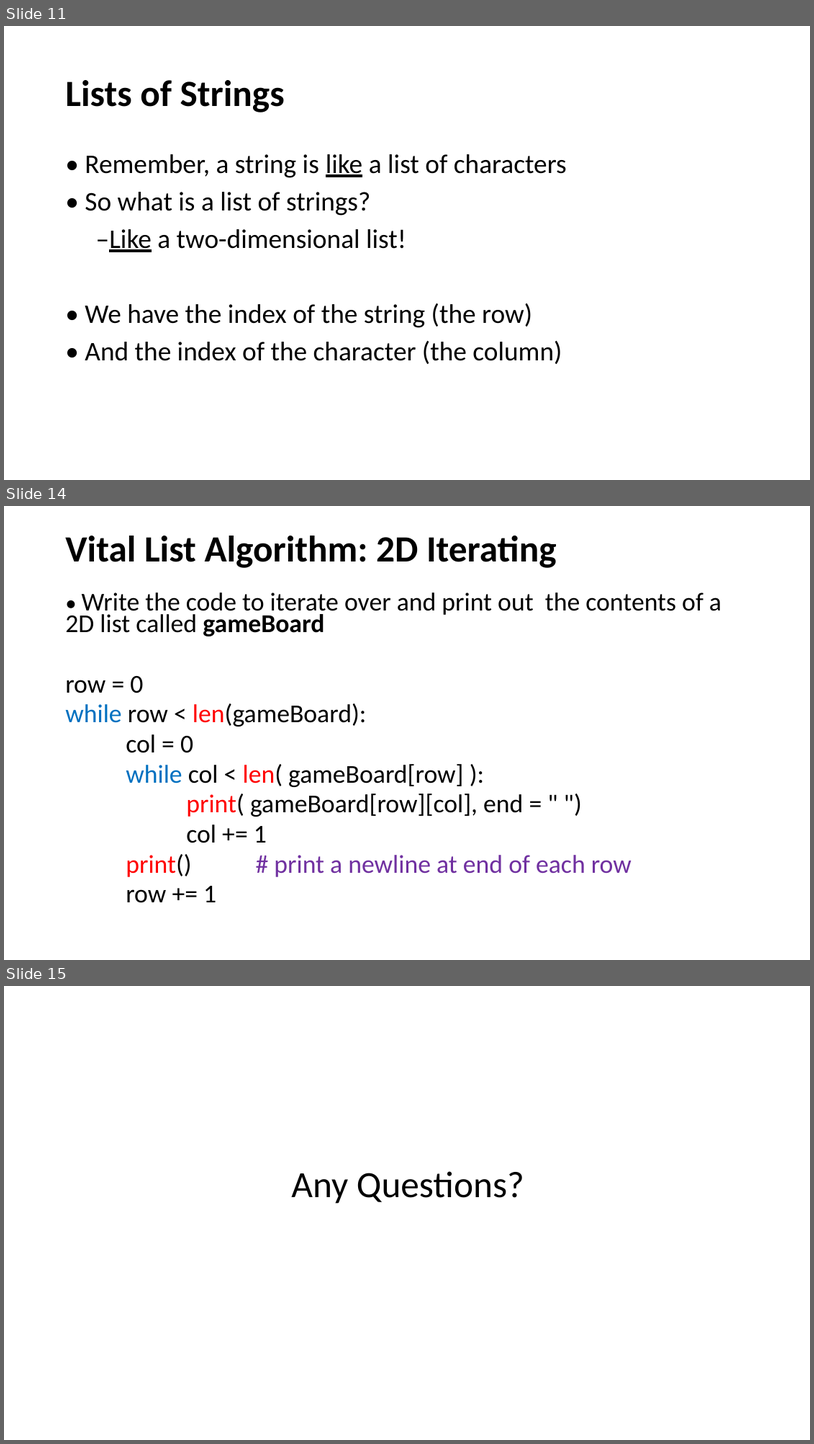
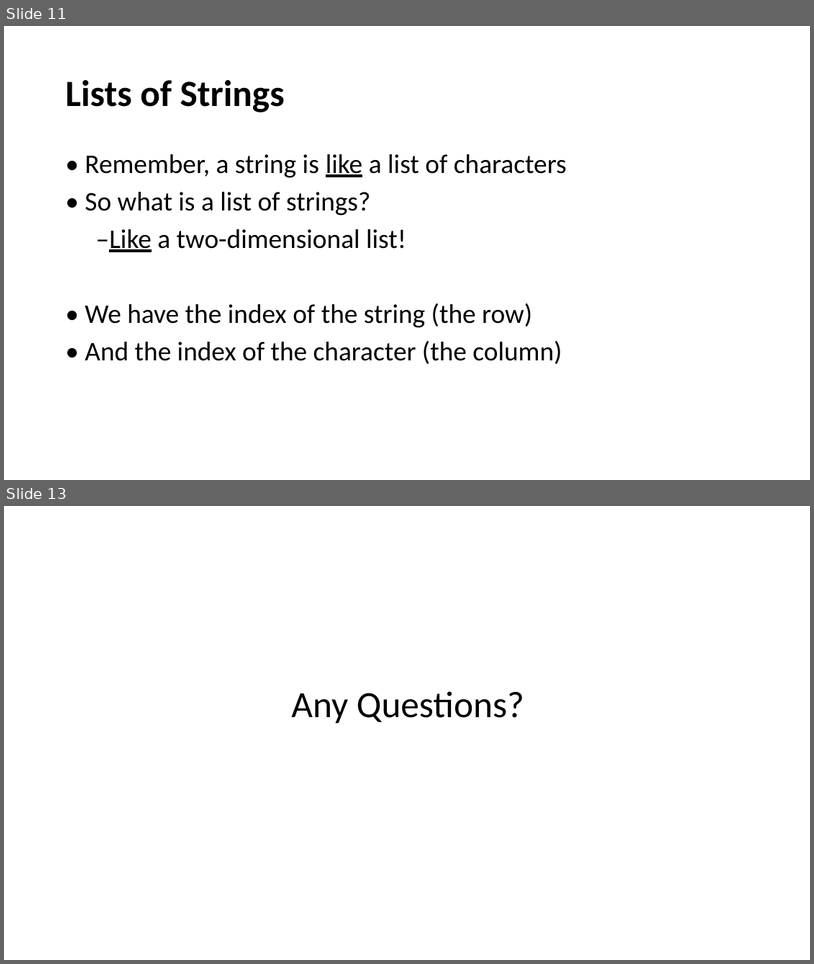
Before and after one commit to HKohin/Python-for-Upward-Bound-Program, a slide deck: PYTHON_12_Lists Part 2.pptx. Shown one above the other, each under a label of ours: slides 11, 14 and 15 before the commit, slides 11 and 13 after it; the slides between them are not shown. The pictures are 814x1444 and 814x964 pixels, drawn with LibreOffice and Linux fonts; fonts in the diff are those of the drawing. Boxes give left, top, right and bottom in pixels: in the first picture for what was removed or moved away, otherwise in the second. Text is boxed around its words. In the diff, an @@ line names an element or a change of style, - is before the commit and + after.

```diff
--- a/PYTHON_12_Lists Part 2.pptx
+++ b/PYTHON_12_Lists Part 2.pptx
@@ slide 14 removed at bbox=[4, 506, 810, 960], background #FFFFFF @@
@@ title removed at bbox=[65, 536, 557, 568] @@
-Vital List Algorithm: 2D Iterating
@@ text removed at bbox=[65, 592, 722, 903] @@
-• Write the code to iterate over and print out the contents of a 2D list called gameBoard
-row = 0
-while row < len(gameBoard):
-col = 0
-while col < len( gameBoard[row] ):
-print( gameBoard[row][col], end = " ")
-col += 1
-print() # print a newline at end of each row
-row += 1
@@ what was slide 15 is now slide 13 @@
```
Also in this commit, not shown: 1 slide changed, 1 other slide removed, 3 other files.
